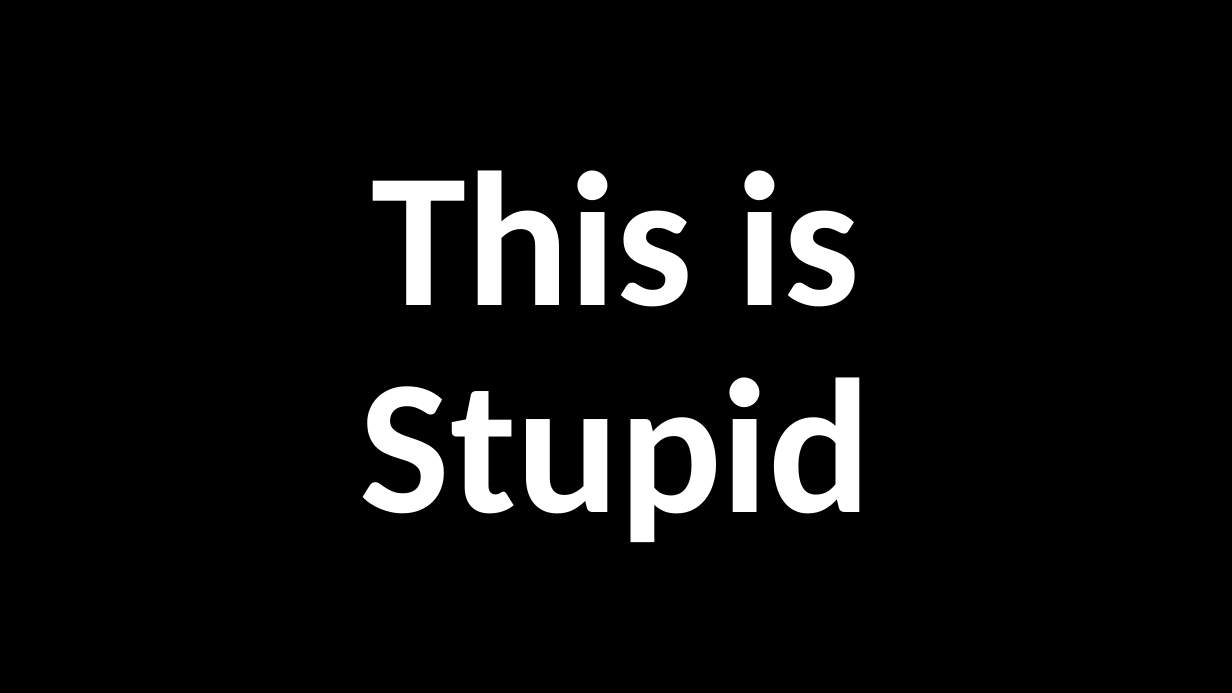
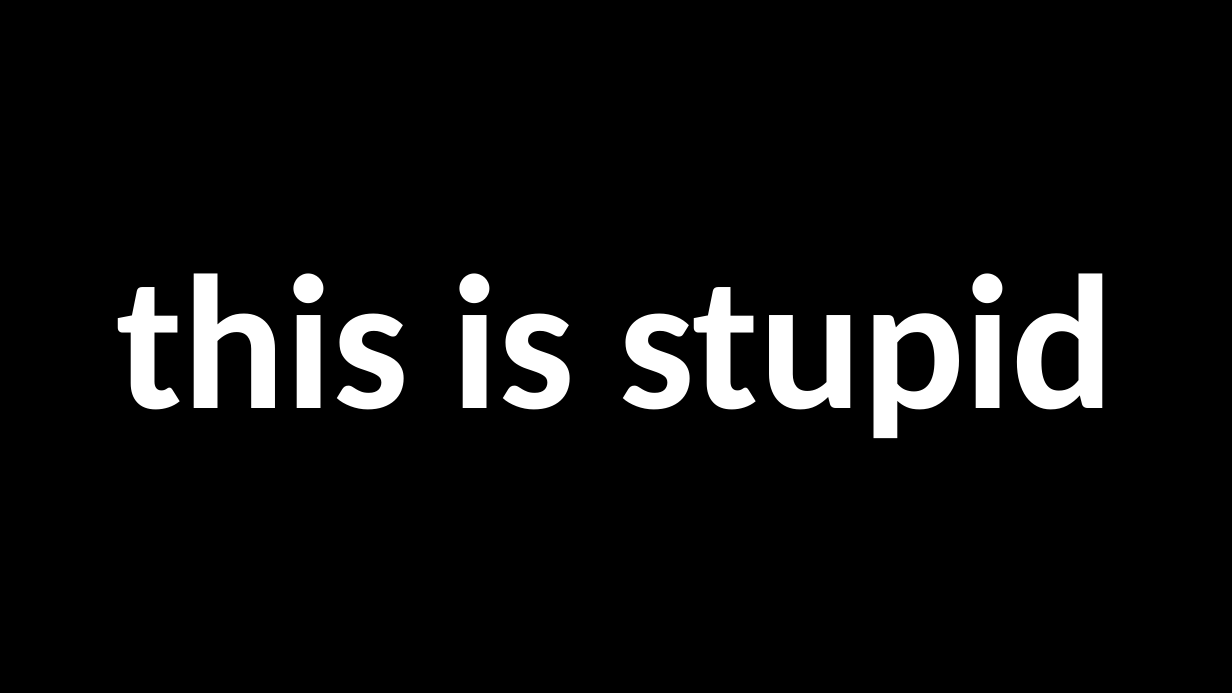
Before and after one commit to nicklalone/CIST_2500, a slide deck: slide 10 of ppts/Week 07 - Tuesday.pptx. Drawn at 1232x693 pixels with LibreOffice and Linux fonts; fonts in the diff are those of the drawing. Boxes give left, top, right and bottom in pixels: in the first picture for what was removed or moved away, otherwise in the second. Text is boxed around its words. In the diff, an @@ line names an element or a change of style, - is before the commit and + after.

```diff
--- a/ppts/Week 07 - Tuesday.pptx
+++ b/ppts/Week 07 - Tuesday.pptx
@@ title at (x1=116, y1=273, x2=1114, y2=438): text changed @@
-This is Stupid
+this is stupid
```
Also in this commit, not shown: 9 other slides changed, 1 other file.
